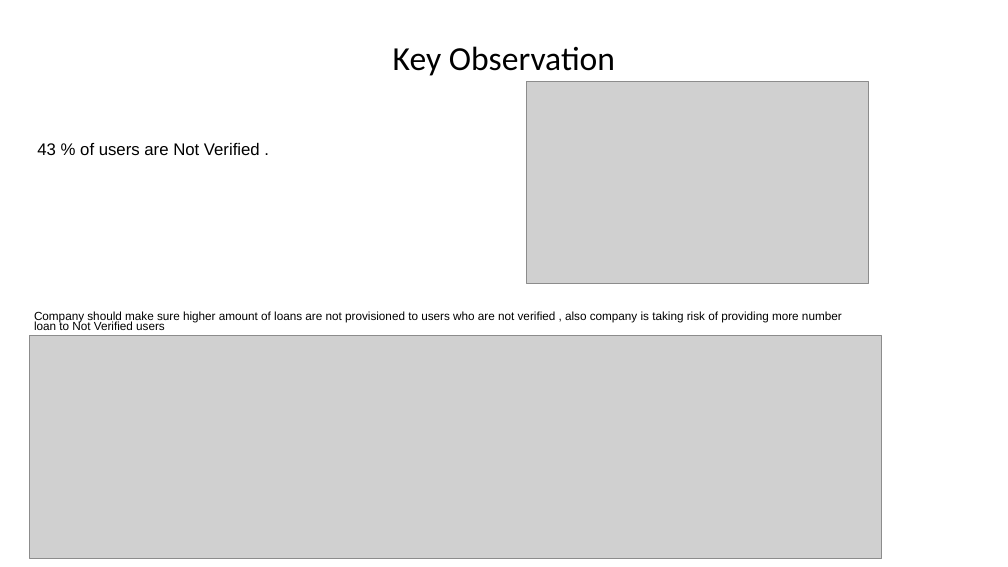
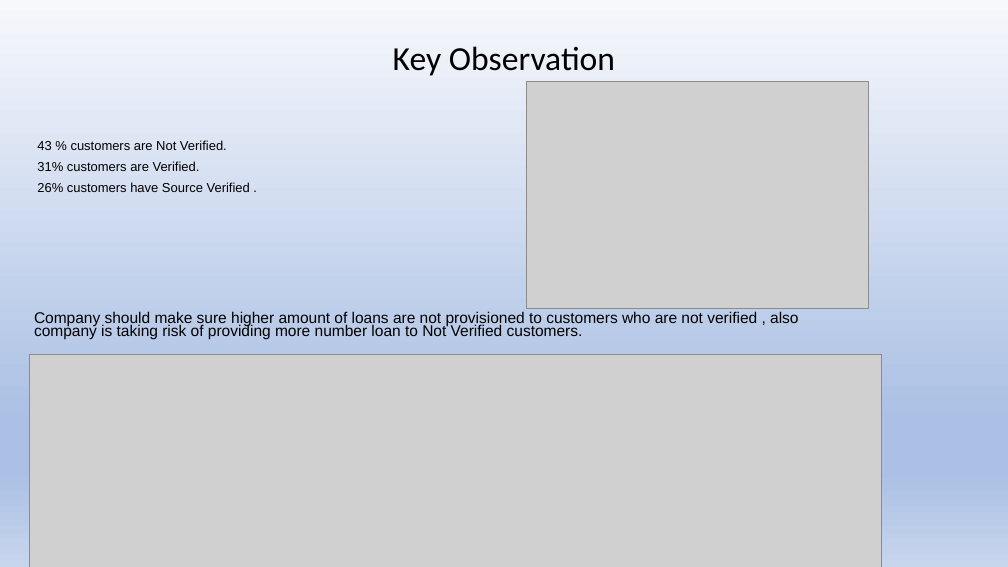
Before and after one commit to vlakhe/Lending_Club_case_study, a slide deck: slide 10 of LendingClub_CaseStudy/Lending_casestudy.pptx. Drawn at 1008x567 pixels with LibreOffice and Linux fonts; fonts in the diff are those of the drawing; grey boxes stand for pictures. Boxes give left, top, right and bottom in pixels: in the first picture for what was removed or moved away, otherwise in the second. Text is boxed around its words. In the diff, an @@ line names an element or a change of style, - is before the commit and + after.

Commit message:
Updated Presentation

```diff
--- a/LendingClub_CaseStudy/Lending_casestudy.pptx
+++ b/LendingClub_CaseStudy/Lending_casestudy.pptx
@@ background #FFFFFF to gradient #F6F8FC to #ABC0E4 to #C7D5ED @@
@@ picture: place and size @@
-picture at [527, 82, 869, 284]
+picture at [527, 82, 869, 309]
@@ text at [37, 140, 250, 192]: text changed; size 16 to 12.4 pt @@
-43 % of users are Not Verified .
+43 % customers are Not Verified.
+31% customers are Verified.
+26% customers have Source Verified .
@@ text at [34, 311, 798, 339]: text changed; size 11.2 to 14.8 pt @@
-Company should make sure higher amount of loans are not provisioned to users who are not verified , also company is taking risk of providing more number loan to Not Verified users
+Company should make sure higher amount of loans are not provisioned to customers who are not verified , also company is taking risk of providing more number loan to Not Verified customers.
@@ picture: place and size @@
-picture at [29, 336, 882, 559]
+picture at [29, 355, 882, 567]
```
Also in this commit, not shown: 15 other slides changed, 1 other file.
